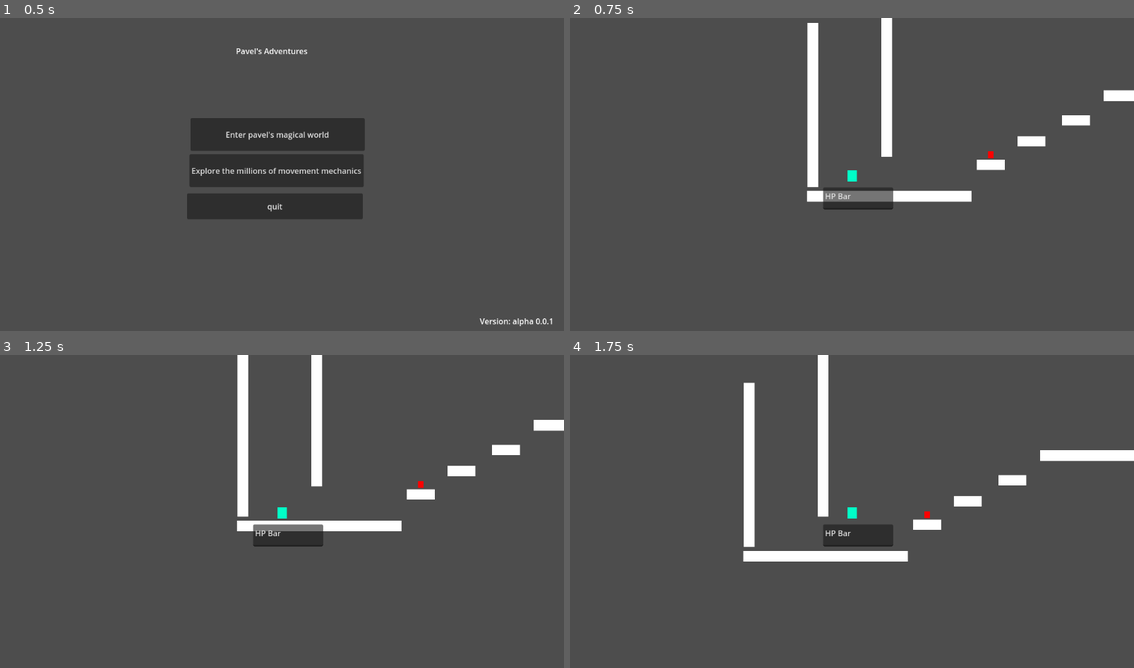
Above: before the commit, frames 1-4 (two rows, left to right).
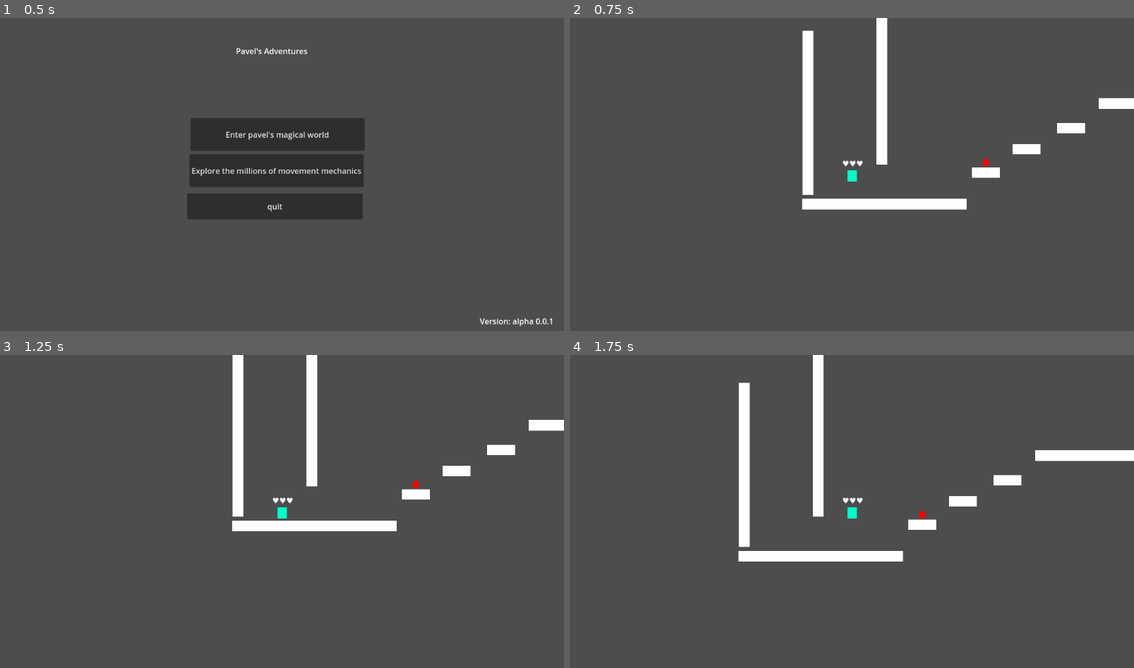
Above: after the commit, the same moments.

Repository: seccopro/Pavel-Adventures
Game: Godot game, scene res://scenes/main.tscn
The game is run twice, just before and just after one commit, with the same random seed, the same clock (stepped at 60 frames per second) and the same inputs.
Inputs:
- Up to frame 1 (0.5 s): no input
- Up to frame 2 (0.75 s): click "Explore the millions of movem…" at 0.5 s
- Up to frame 3 (1.25 s): no input
- Up to frame 4 (1.75 s): tap Enter at 1.25 s; hold Right (right) from 1.28 s (still down); hold Ctrl (climb) from 1.28 s (still down); tap Space (jump) at 1.52 s

Frame 1 is identical in both runs. In frame 2, 5.0% of the frame differs, in the area x 41-100%, y 0-62%; in frame 3, 3.1%; in frame 4, 3.1%.

Commit message:
Implemented life and death

Diff:
--- /dev/null
+++ b/project/scenes/HUD/Death/Death-screen.gd
@@ -0,0 +1,19 @@
+extends Control
+
+
+# Called when the node enters the scene tree for the first time.
+func _ready():
+	pass # Replace with function body.
+
+
+# Called every frame. 'delta' is the elapsed time since the previous frame.
+func _process(delta):
+	pass
+
+
+func _on_replay_pressed():
+	get_tree().change_scene_to_file("res://scenes/_debug/movement_test.tscn") # Replace with function body.
+
+
+func _on_mainmenu_pressed():
+	get_tree().change_scene_to_file("res://scenes/main.tscn")
--- /dev/null
+++ b/project/scenes/HUD/Death/Death-screen.tscn
@@ -0,0 +1,40 @@
+[gd_scene load_steps=2 format=3 uid="uid://61w51ai88ja0"]
+
+[ext_resource type="Script" path="res://scenes/HUD/Death/Death-screen.gd" id="1_da64d"]
+
+[node name="Death-screen" type="Control"]
+layout_mode = 3
+anchors_preset = 15
+anchor_right = 1.0
+anchor_bottom = 1.0
+grow_horizontal = 2
+grow_vertical = 2
+script = ExtResource("1_da64d")
+
+[node name="death-text" type="TextEdit" parent="."]
+layout_mode = 0
+offset_left = 216.0
+offset_top = 17.0
+offset_right = 558.0
+offset_bottom = 78.0
+text = "                               YOU DIED"
+wrap_mode = 1
+autowrap_mode = 1
+
+[node name="Replay" type="Button" parent="."]
+layout_mode = 0
+offset_left = 240.0
+offset_top = 317.0
+offset_right = 560.0
+offset_bottom = 346.0
+text = "replay"
+
+[node name="main-menu" type="Button" parent="."]
+offset_left = 242.0
+offset_top = 376.0
+offset_right = 562.0
+offset_bottom = 407.0
+text = "give up"
+
+[connection signal="pressed" from="Replay" to="." method="_on_replay_pressed"]
+[connection signal="pressed" from="main-menu" to="." method="_on_mainmenu_pressed"]
--- a/project/scenes/_debug/movement_test.gd
+++ b/project/scenes/_debug/movement_test.gd
@@ -1,8 +1,7 @@
 extends Node2D
 
 var lethal_depth= 600
-var lifes = 3		#should get them and send to player (or just get and set methods from player)
-
+signal damaged()
 # Called when the node enters the scene tree for the first time.
 func _ready():
 
@@ -15,11 +14,8 @@
 
 
 func game_logic():		#move in level
-	if( lifes <=0 ):
-		game_over()
-	if($player.position.y >= lethal_depth):
-		lifes -= 1
-		print("only " + str(lifes) + " lifes left")
+	if($player.position.y >= lethal_depth):		#falled
+		emit_signal("damaged")
 		reset_position()
 	if($player.position.x>= 2900 or $player.position.y <= -50):
 		print("you won!!!")
@@ -27,7 +23,3 @@
 func reset_position():
 		$player.position.x = 550
 		$player.position.y = 400
-
-func game_over():
-		print("gay over")
-		get_tree().change_scene_to_file("res://scenes/menu/main-menu.tscn")
--- a/project/scenes/_debug/movement_test.tscn
+++ b/project/scenes/_debug/movement_test.tscn
@@ -130,4 +130,6 @@
 metadata/_edit_use_anchors_ = true
 
 [node name="player" parent="." instance=ExtResource("2_36yml")]
-position = Vector2(550, 400)
+position = Vector2(560, 384)
+
+[connection signal="damaged" from="." to="player" method="_on_node_2d_damaged"]
--- a/project/scenes/game/characters/player.gd
+++ b/project/scenes/game/characters/player.gd
@@ -9,8 +9,8 @@
 var double_jumped = false
 var prev_pos = 0
 
+var lifes = 3
 
-var lifes = 3		#now handeld in movement-
 #flags
 var is_climbing = false
 var is_dashing = false
@@ -28,9 +28,23 @@
 	if Input.is_action_just_pressed("reset_position"):		#reset respawn mech add button
 		reset_position()
 
-	move_and_slide()
-	movement()
+	if(is_alive):
+		logic()
+		move_and_slide()
+		movement()
 
+func logic():
+	var hearts = ""
+	for i in lifes:
+		hearts += "♥"
+	$"HP-bar".text = str(hearts)
+	if(lifes <= 0):
+		game_over()
+
+func game_over():
+	$"Death-screen".show()
+	is_alive = false
+	print("gay over")
 
 func reset_position():
 		position.x = 550
@@ -116,3 +130,6 @@
 		else:
 			is_dashing=false
 			print("dash reset")
+
+func _on_node_2d_damaged():
+	lifes -= 1
--- a/project/scenes/game/characters/player.tscn
+++ b/project/scenes/game/characters/player.tscn
@@ -1,7 +1,7 @@
 [gd_scene load_steps=4 format=3 uid="uid://bekqv7eev7lmv"]
 
 [ext_resource type="Script" path="res://scenes/game/characters/player.gd" id="1_gl315"]
-[ext_resource type="PackedScene" uid="uid://cysadsryrryup" path="res://scenes/HUD/control.tscn" id="2_4fi7t"]
+[ext_resource type="PackedScene" uid="uid://61w51ai88ja0" path="res://scenes/HUD/Death/Death-screen.tscn" id="2_w6crr"]
 
 [sub_resource type="RectangleShape2D" id="RectangleShape2D_vqk56"]
 size = Vector2(23, 22)
@@ -29,9 +29,15 @@
 
 [node name="Camera2D" type="Camera2D" parent="."]
 
-[node name="Control" parent="." instance=ExtResource("2_4fi7t")]
-offset_left = -61.0
-offset_top = -581.0
-offset_right = -61.0
-offset_bottom = -581.0
-metadata/_edit_use_anchors_ = true
+[node name="HP-bar" type="Label" parent="."]
+offset_left = -20.0
+offset_top = -35.0
+offset_right = 20.0
+offset_bottom = -12.0
+
+[node name="Death-screen" parent="." instance=ExtResource("2_w6crr")]
+visible = false
+offset_left = -405.0
+offset_top = -245.0
+offset_right = -405.0
+offset_bottom = -245.0
--- a/project/scenes/menu/main-menu.tscn
+++ b/project/scenes/menu/main-menu.tscn
@@ -56,6 +56,7 @@
 text = "quit"
 
 [node name="Version" type="Label" parent="."]
+layout_mode = 0
 offset_left = 967.0
 offset_top = 597.0
 offset_right = 1145.0
Not shown, removed: .editorconfig
Not shown, removed: project/addons/.gitkeep
